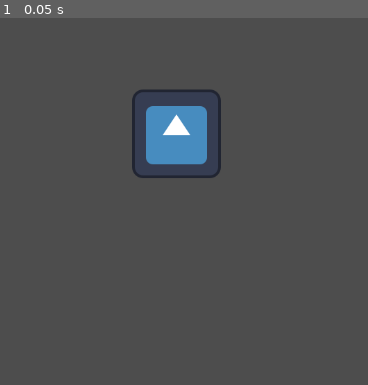
Above: before the commit, frame 1.
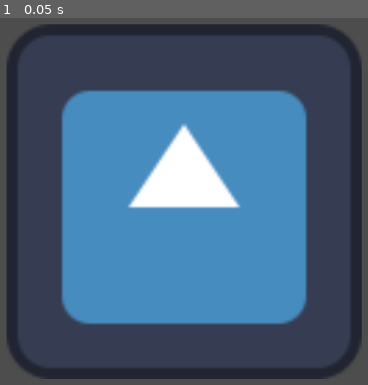
Above: after the commit, the same moment.

Repository: Ivan29020/Dantes-Reinterpretation
Game: Godot game, scene res://Test.tscn
The game is run twice, just before and just after one commit, with the same random seed, the same clock (stepped at 60 frames per second) and the same inputs. The project has no main scene, so this scene is started directly. The engine's default icon, where the game draws it, is replaced by a stand-in: a white triangle on a blue panel in a dark square.
Inputs:
- Up to frame 1 (0.05 s): no input

The runs differ from the first frame. In frame 1, 53% of the frame differs, in the area x 1-99%, y 1-99%.

Commit message:
Update Test.tscn

Diff:
--- a/Test.tscn
+++ b/Test.tscn
@@ -3,5 +3,6 @@
 [ext_resource type="Texture2D" uid="uid://c3bh3enp8yxqt" path="res://icon.svg" id="1_6nfvu"]
 
 [node name="Icon" type="Sprite2D"]
-position = Vector2(439, 261)
+position = Vector2(450, 359)
+scale = Vector2(4, 4)
 texture = ExtResource("1_6nfvu")
